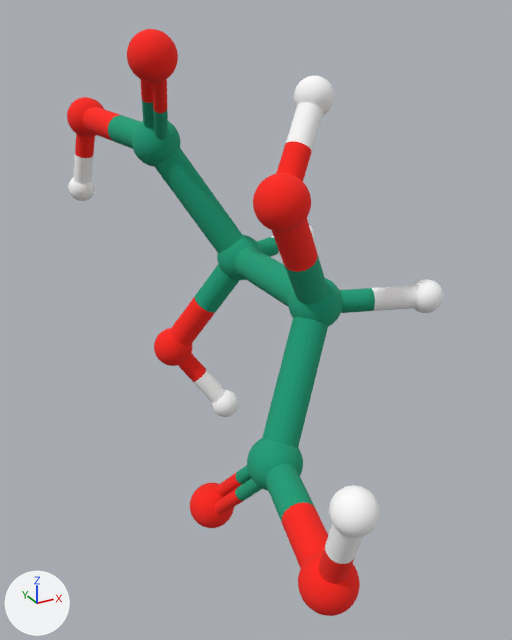
Renders of the glTF model tartaric-acid/RRTARTARICACID.MOL2.glb from each side of a commit.
One viewpoint serves both versions: a 50 mm lens placed at (-3.47, -5.94, 2.55), pointed at (-0.25, -0.08, -0.39). Lighting does not change. The marker at lower left points along +X, +Y and +Z. Vertices at the same position are counted once.
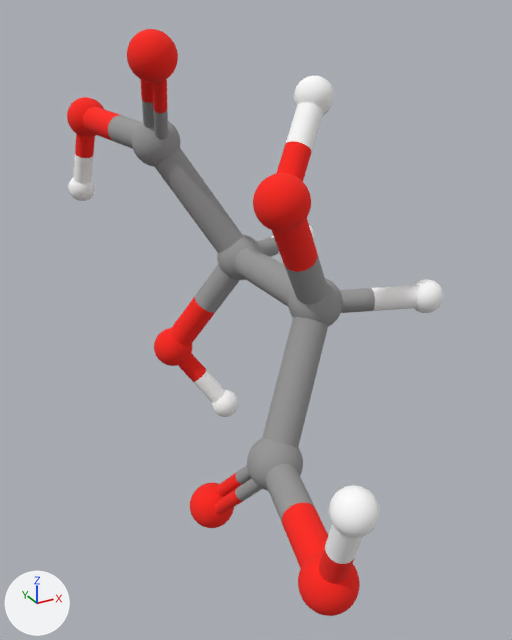
Where the change shows, as pixel boxes (x1, y1, x2, y2) in the pictures (512 x 640 px):
part 1 of me_mesh_0, recoloured (green to grey)
    both: (132, 121, 342, 491)
part 2 of me_mesh_1, recoloured (green to grey)
    both: (108, 100, 375, 522)

The change, as a list of edits to the scene's bpy script:
```text
Change me_mesh_0:
    where me_mesh_0.from_pydata(...)  # 10272 vertices, 20480 faces; spans x -1.28..1.2, y -3.45..2.8, z -2.38..2.38
    used by ob_mesh_0; location = (0.01, 0.32, 0.0)
    me_mesh_0 part 1: 5120 faces centred in x -0.97..0.25, y -1.85..1.2, z -1.5..1.5 are repainted in the vertex colours; the middle colour goes from green #169e77 to grey #999999
Change me_mesh_1:
    where me_mesh_1.from_pydata(...)  # 2049 vertices, 2448 faces; spans x -1.22..1.07, y -3.39..2.74, z -2.24..2.24
    used by ob_mesh_1; location = (0.01, 0.32, 0.0)
    me_mesh_1 part 2: 1152 faces centred in x -0.98..0.38, y -2.09..1.44, z -1.64..1.64 are repainted in the vertex colours; the middle colour goes from green #169e77 to grey #999999
```
